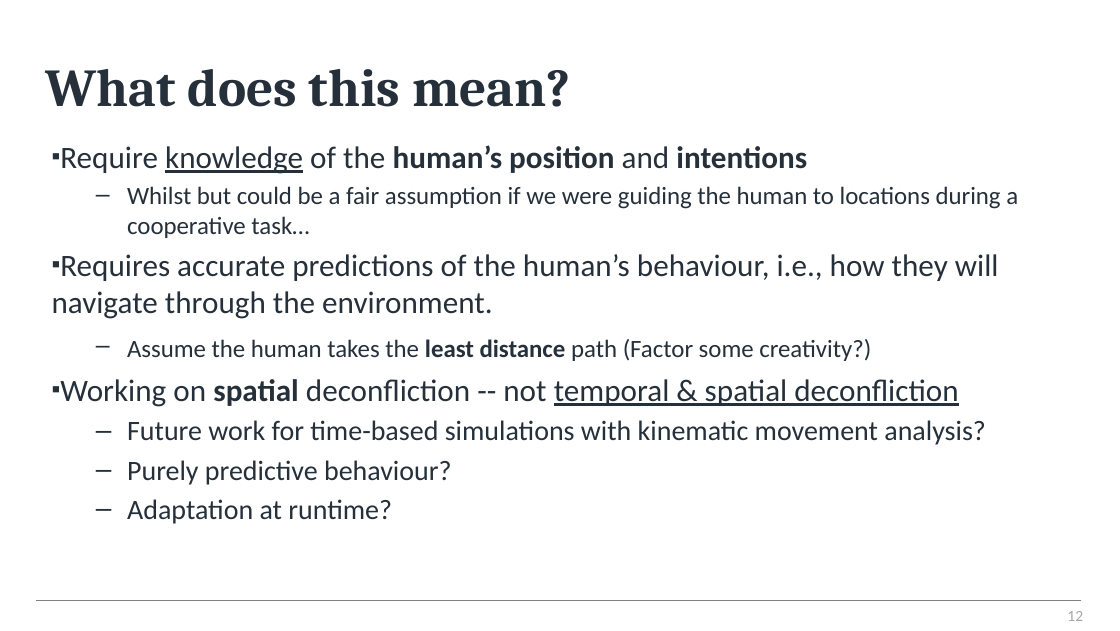
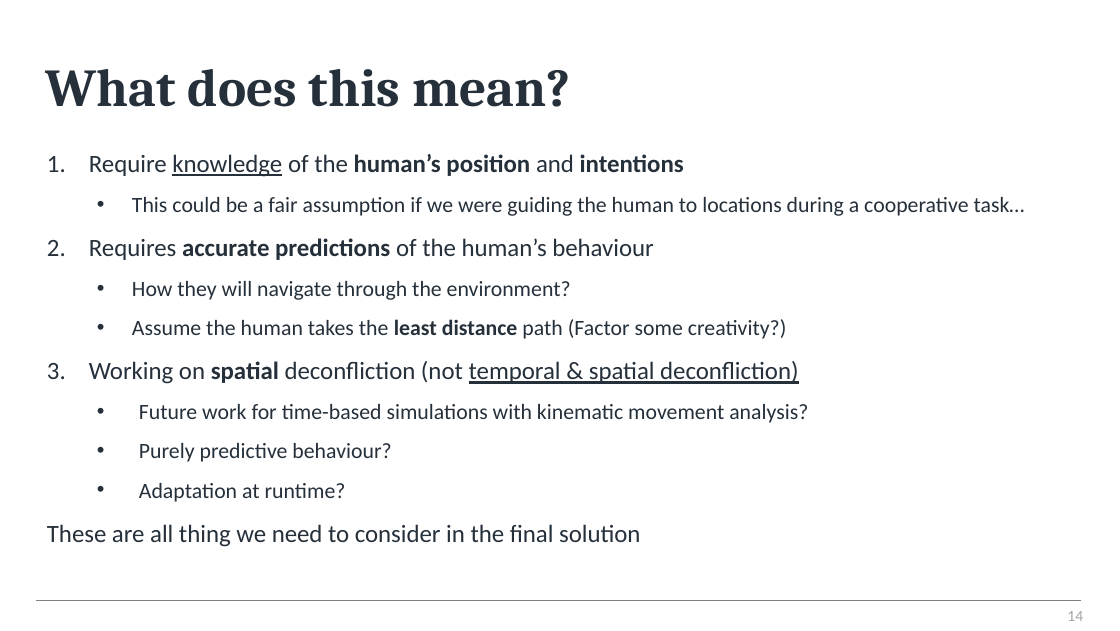
Before and after one commit to hysterr/York_Abstract_Navigation, a slide deck: slide 14 of December_2021.pptx (slide 12 before the commit). Drawn at 1120x631 pixels with LibreOffice and Linux fonts; fonts in the diff are those of the drawing; background and template pictures are left out. Boxes give left, top, right and bottom in pixels: in the first picture for what was removed or moved away, otherwise in the second. Text is boxed around its words. In the diff, an @@ line names an element or a change of style, - is before the commit and + after.

```diff
--- a/December_2021.pptx
+++ b/December_2021.pptx
@@ text at [89, 154, 808, 502]: size 20 to 16 pt in "Require knowledge of the human’s position and ..."; size 16 to 14 pt in "Assume the human takes the least distance ..."; size 18 to 14 pt in "Future work for time-based simulations with kinematic ...", "Purely predictive behaviour?", "Adaptation at runtime?"; bullet ▪ to 1.; line spacing 1 to 1.5; less space between paragraphs; bullet – to • @@
@@ text at [89, 197, 1025, 300]: text changed; size 20 to 14 pt @@
-  – Whilst but could be a fair assumption if we were guiding the human to locations during a cooperative task…
-▪ Requires accurate predictions of the human’s behaviour, i.e., how they will navigate through the environment.
+  • This could be a fair assumption if we were guiding the human to locations during a cooperative task…
+2. Requires accurate predictions of the human’s behaviour
+  • How they will navigate through the environment?
@@ text at [89, 361, 798, 384]: text changed; size 20 to 16 pt @@
-▪ Working on spatial deconfliction -- not temporal & spatial deconfliction
+3. Working on spatial deconfliction (not temporal & spatial deconfliction)
@@ text at [47, 524, 640, 547]: paragraph added @@
+These are all thing we need to consider in the final solution
@@ page number at [1067, 611, 1083, 621]: text changed @@
-12
+14
```
Also in this commit, not shown: 18 other slides changed, 3 slides added, 6 other files.
